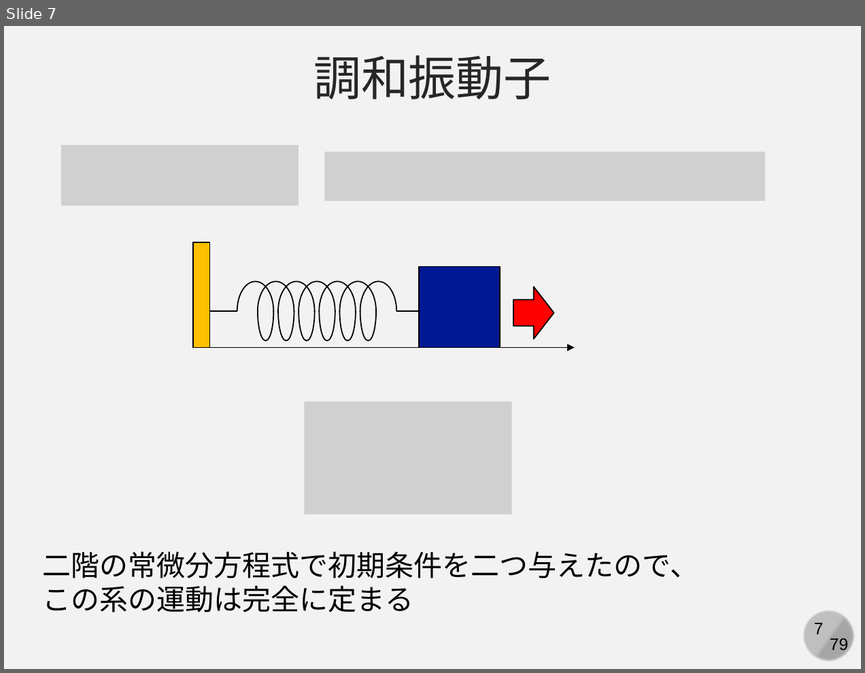
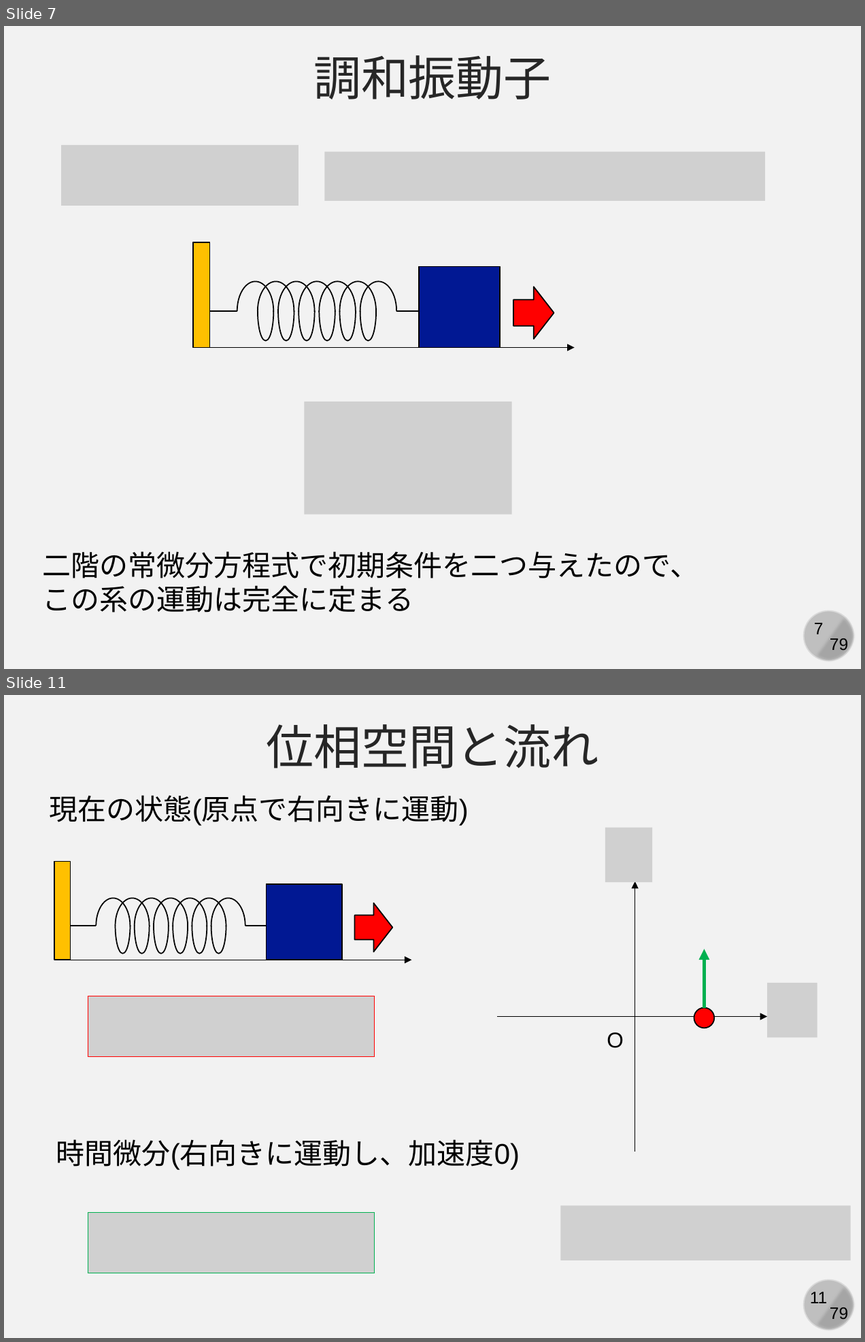
Before and after one commit to kaityo256/simulation_engineering, a slide deck: 05_md_basic/simulation05.pptx. Shown one above the other, each under a label of ours: slide 7 before the commit, slides 7 and 11 after it; the slides between them are not shown. The pictures are 865x673 and 865x1342 pixels, drawn with LibreOffice and Linux fonts; fonts in the diff are those of the drawing; grey boxes stand for pictures. Boxes give left, top, right and bottom in pixels: in the first picture for what was removed or moved away, otherwise in the second. Text is boxed around its words. In the diff, an @@ line names an element or a change of style, - is before the commit and + after.

```diff
--- a/05_md_basic/simulation05.pptx
+++ b/05_md_basic/simulation05.pptx
@@ slide 11 added at [4,695,861,1338], background #F2F2F2; not listed: 4 template elements that a slide beside it also shows @@
@@ text added at [266,724,599,768], 40 pt, text #262626 @@
+位相空間と流れ
@@ text added at [50,795,468,826], 24 pt, text #000000 @@
+現在の状態(原点で右向きに運動)
@@ picture added at [606,828,653,883] @@
@@ arrow added from (634, 1151) to (634, 882), #000000 0.5 pt @@
@@ group added at [54,861,412,960]: 13 arc (boxed as its full ellipse)s, 2 rectangles, 2 lines, 1 arrow, 1 right arrow @@
@@ arrow added from (704, 1008) to (704, 949), #00B050 3 pt @@
@@ picture added at [88,996,374,1057] @@
@@ picture added at [768,983,817,1038] @@
@@ arrow added from (498, 1016) to (768, 1016), #000000 0.5 pt @@
@@ ellipse added at [694,1008,715,1028], fill #FF0000, outline #000000 1 pt @@
@@ text added at [606,1032,623,1048], 18 pt, text #000000 @@
+O
@@ text added at [56,1139,519,1170], 24 pt, text #000000 @@
+時間微分(右向きに運動し、加速度0)
@@ picture added at [88,1212,374,1272] @@
@@ picture added at [561,1205,851,1259] @@
```
Also in this commit, not shown: 1 slide changed, 4 other slides added, 1 other file.
